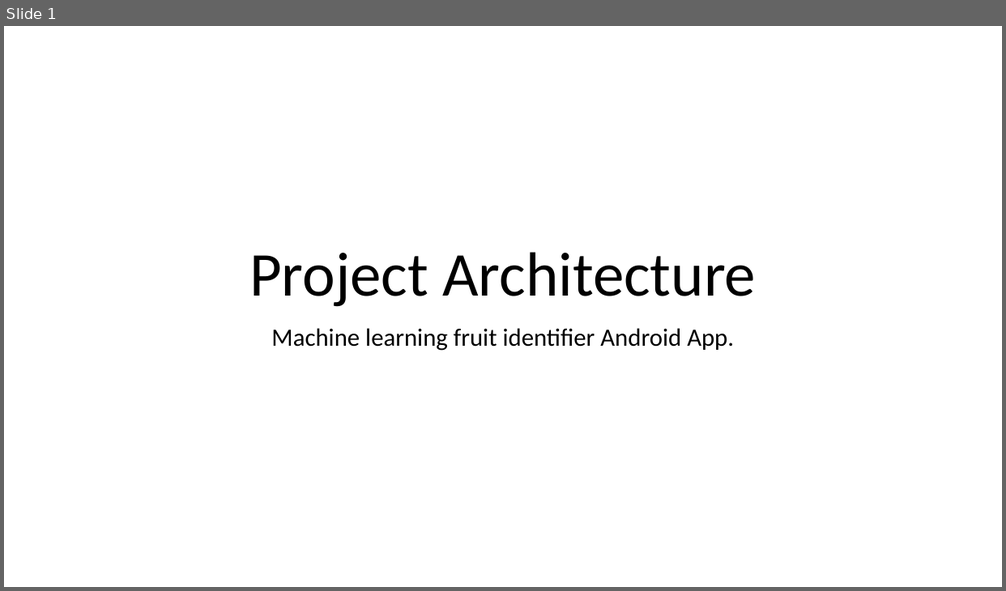
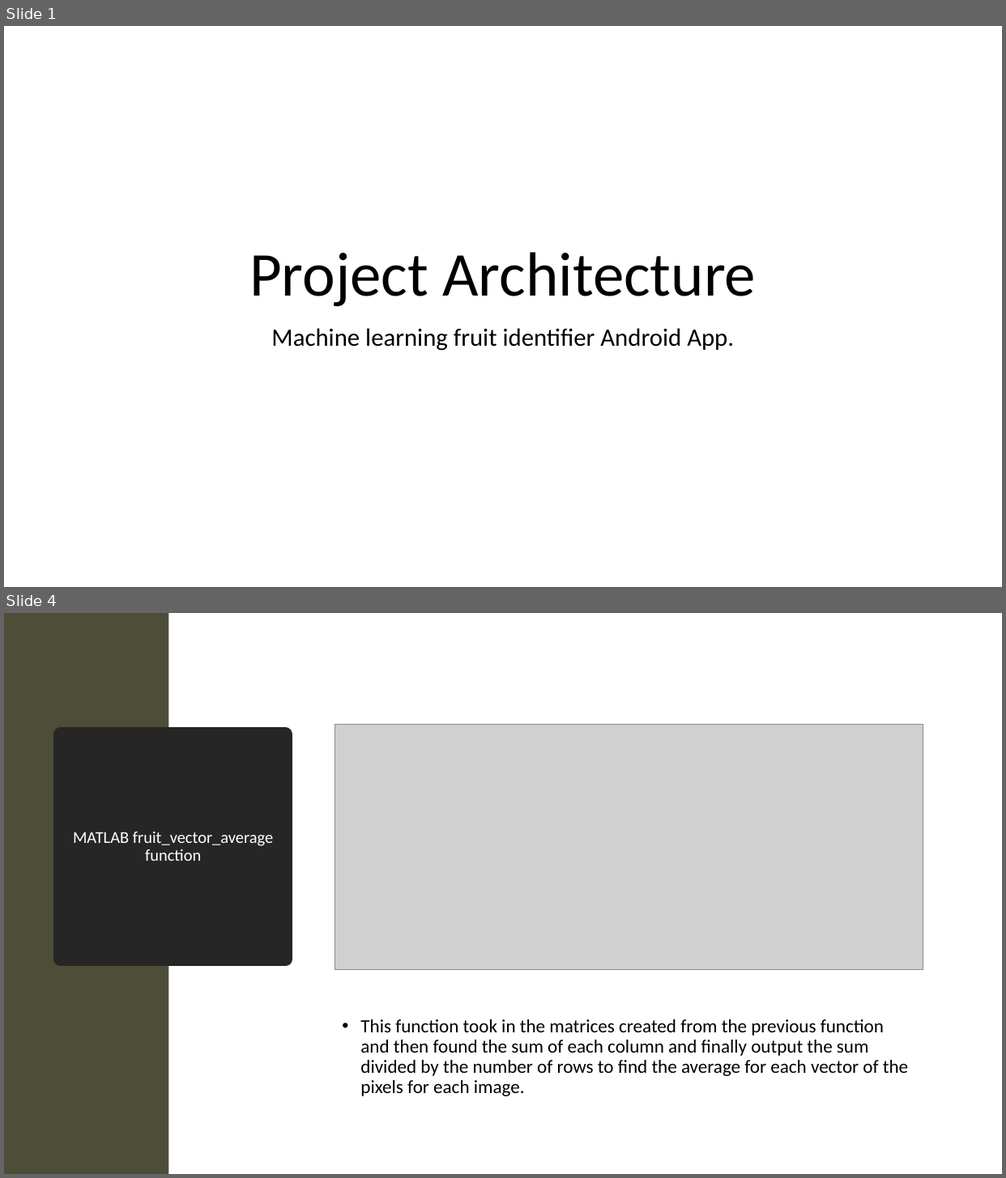
Before and after one commit to skakigi/EC327CameraVision, a slide deck: ProjectArchitecture.pptx. Shown one above the other, each under a label of ours: slide 1 before the commit, slides 1 and 4 after it; the slides between them are not shown. The pictures are 1006x591 and 1006x1178 pixels, drawn with LibreOffice and Linux fonts; fonts in the diff are those of the drawing; grey boxes stand for pictures. Boxes give left, top, right and bottom in pixels: in the first picture for what was removed or moved away, otherwise in the second. Text is boxed around its words. In the diff, an @@ line names an element or a change of style, - is before the commit and + after.

```diff
--- a/ProjectArchitecture.pptx
+++ b/ProjectArchitecture.pptx
@@ slide 4 added at (4, 613, 1002, 1174), background #FFFFFF @@
@@ rectangle added at (4, 613, 168, 1174), fill #4D4D38 @@
@@ picture added at (335, 724, 923, 970) @@
@@ title added at (61, 735, 286, 960), fill #262626, outline #262626 13.75 pt, 16 pt, text #FFFFFF @@
+MATLAB fruit_vector_average function
@@ text added at (360, 1020, 908, 1097), 18 pt, text #000000 @@
+• This function took in the matrices created from the previous function and then found the sum of each column and finally output the sum divided by the number of rows to find the average for each vector of the pixels for each image.
```
Also in this commit, not shown: 2 slides changed, 5 other slides added, 2 slides removed.
